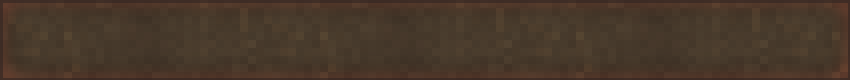
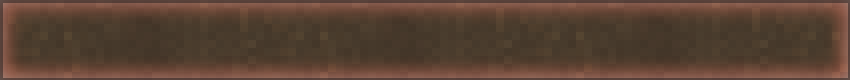
Layered file, before and after one edit (w=850, h=80). Changes by layer:
renamed "Edge Glow" to "Base + Edge Glow", painted on it over [left=0, top=0, right=850, bottom=80]
removed layer "Base" over [left=0, top=0, right=850, bottom=80]